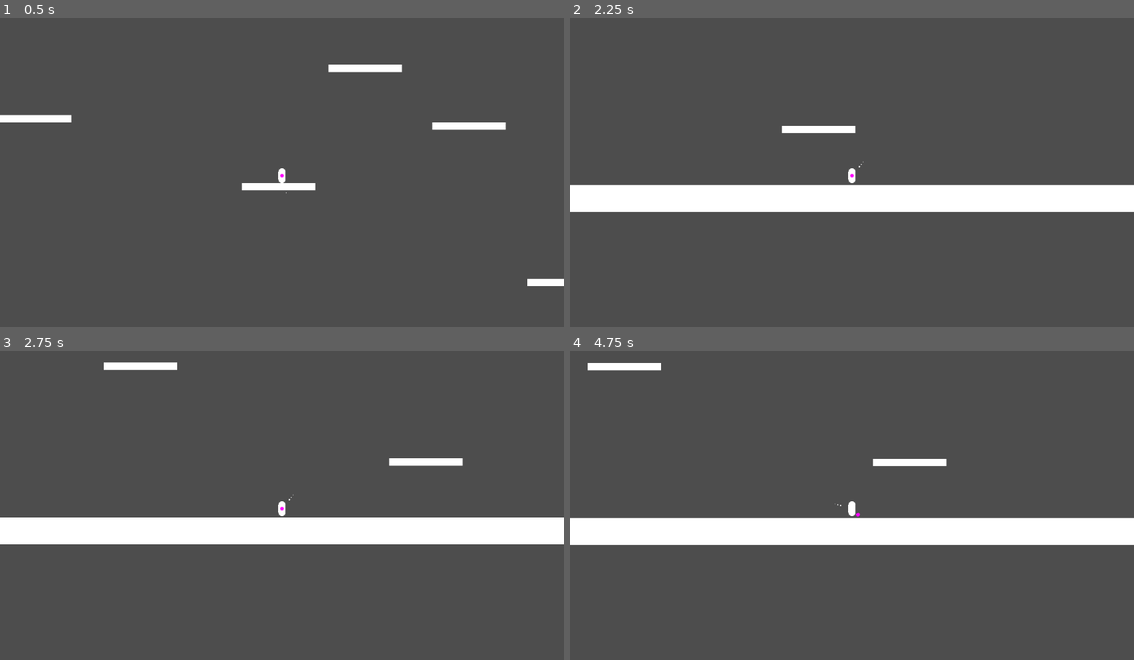
Above: before the commit, frames 1-4 (two rows, left to right).
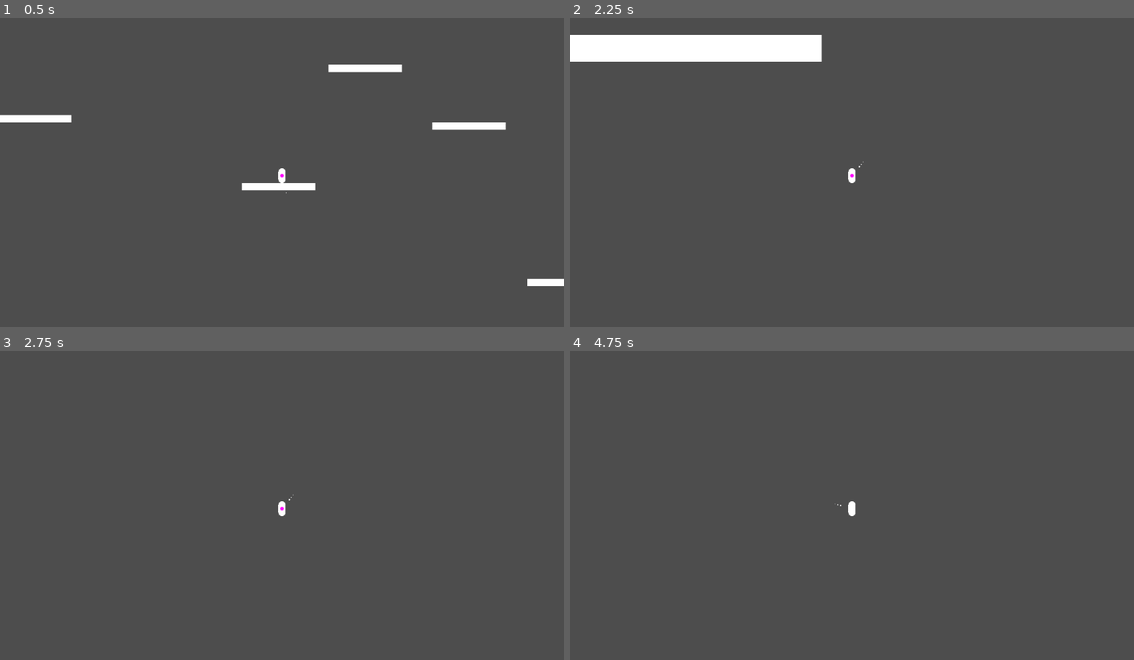
Above: after the commit, the same moments.

Repository: ScoreSpaceGameJam-SpaceGame/SpaceGame
Game: Godot game, scene res://levels/prototype.tscn
Two runs of this game, one before a commit and one after it. Both use one fixed random seed, a clock stepped at 60 frames per second and the inputs below.
Inputs (mouse positions are in pixels of both pictures, inside the frame that each line leads up to):
- Up to frame 1 (0.5 s): no input
- Up to frame 2 (2.25 s): tap Enter at 0.5 s; move the mouse to (976, 160) at 0.52 s; hold D (MoveRight) 0.53-2.03 s; click (976, 160) at 0.6 s; move the mouse to (739, 191) at 1.27 s; click (739, 191) at 1.35 s; move the mouse to (908, 104) at 2.02 s; hold A (MoveLeft) from 2.03 s (still down); hold Space (Teleport) from 2.03 s (still down)
- Up to frame 3 (2.75 s): keep holding A (MoveLeft); keep holding Space (Teleport); click (338, 437) at 2.3 s
- Up to frame 4 (4.75 s): move the mouse to (823, 573) at 2.77 s; release A (MoveLeft) at 2.78 s; release Space (Teleport) at 2.78 s; hold D (MoveRight) 2.78-4.28 s; click (823, 573) at 2.85 s; move the mouse to (1021, 554) at 3.52 s; click (1021, 554) at 3.6 s; move the mouse to (682, 462) at 4.27 s; hold A (MoveLeft) from 4.28 s (still down); tap Space (Teleport) at 4.35 s; click (682, 462) at 4.55 s

Frame 1 is identical in both runs. In frame 2, 13% of the frame differs, in the area x 0-100%, y 5-63%; in frame 3, 9.3%; in frame 4, 9.5%.

Commit message:
Fixed, for the most part, the janky ball firing

Diff:
--- a/characters/player/player.gd
+++ b/characters/player/player.gd
@@ -2,7 +2,7 @@
 extends CharacterBody2D
 
 const SPEED : float = 50.0
-const FIRE_POWER_MULTIPLYER : float = 10
+const FIRE_POWER_MULTIPLYER : float = 1.25
 
 var player_state : Enums.player_actions = Enums.player_actions.AIMING
 var firing_vector : Vector2
@@ -44,20 +44,22 @@
 		velocity.x = move_toward(velocity.x, 0, SPEED)
 
 	# Rotate the aim indicator to match the firing angle
-	aim_indicator_mount_point.rotation = global_position.angle_to_point(get_global_mouse_position()) + .5*PI
+	aim_indicator_mount_point.global_rotation = firing_vector.angle() + .5 * PI
 	$Telenade.translate(global_position - $Telenade.global_position)
 	if Input.is_action_just_pressed("FiringAction"):
 		player_state = Enums.player_actions.POWERING
 		original_mouse_position_when_firing = get_global_mouse_position()
 
 func handle_powering_state(delta: float):
+	var x_power : float = get_global_mouse_position().distance_to(original_mouse_position_when_firing)
+	$Telenade.translate(global_position - $Telenade.global_position)
+	firing_power = clamp(log(x_power) * x_power / 2, 0, 100) # TODO use this
+
 	if Input.is_action_just_released("FiringAction"):
 		player_state = Enums.player_actions.FIRING
 		$Telenade.visible = true
-		$Telenade.apply_impulse(firing_vector.normalized() * clamp(firing_power * FIRE_POWER_MULTIPLYER, 50, 200))
-	var x_power : float = get_global_mouse_position().distance_to(original_mouse_position_when_firing)
-	$Telenade.translate(global_position - $Telenade.global_position)
-	firing_power = clamp(log(x_power) * x_power / 2, 0, 100)
+		$Telenade.global_rotation = firing_vector.angle()
+		$Telenade.apply_central_impulse(firing_vector.normalized() * 100 * FIRE_POWER_MULTIPLYER)
 
 func handle_firing_state():
 	if Input.is_action_pressed("Teleport"):
